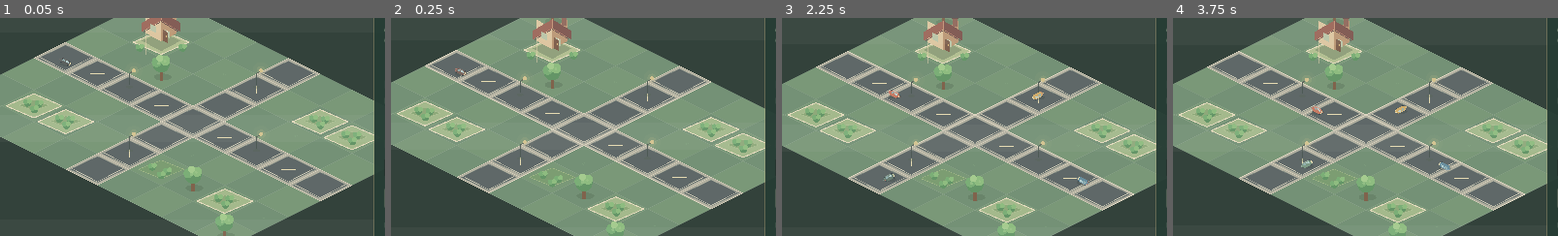
Above: before the commit, frames 1-4 (left to right).
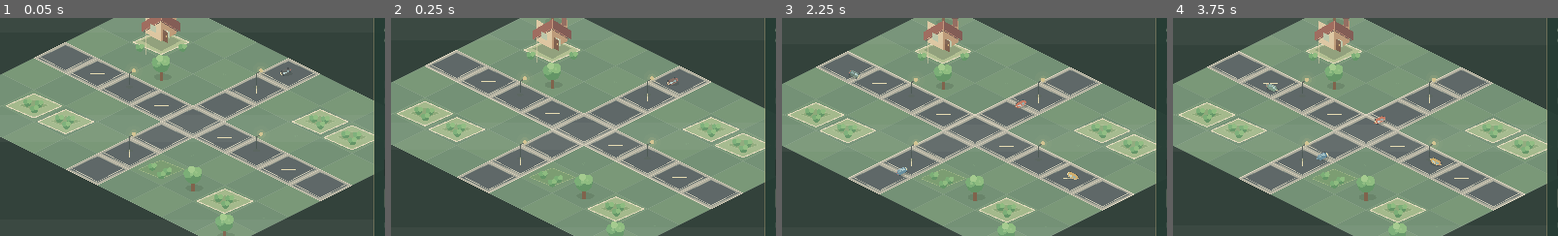
Above: after the commit, the same moments.

Repository: wellbi-creator/rayon-za-rubl
Game: Godot game, scene res://scenes/main.tscn
Two runs of this game, one before a commit and one after it. Both use one fixed random seed, a clock stepped at 60 frames per second and the inputs below.
Inputs (mouse positions are % of the whole screen's width and height, from its top left):
- Up to frame 1 (0.05 s): no input
- Up to frame 2 (0.25 s): no input
- Up to frame 3 (2.25 s): move the mouse to (72, 45) at 0.52 s; hold D 0.53-1.25 s; click (72, 45) at 0.67 s; click "ЖУРНАЛ" at 1.25 s; click "СЛУЖБЫ" at 2 s
- Up to frame 4 (3.75 s): click "ПРОГРЕСС" at 2.75 s; click "ДОРОГИ" at 3.5 s
The pictures show only the part of the screen within x 25-75%, y 28-78%; the shares and areas given below are measured in that part.

The runs differ from the first frame. In frame 1, less than 0.1% of the frame differs, in the area x 15-76%, y 18-27%; in frame 2, 0.1%; in frame 3, 0.6%; in frame 4, 0.6%, in the area x 24-73%, y 29-70%.

Commit message:
M5.3: route traffic between live road endpoints

Diff:
--- a/scripts/world/isometric_district_world.gd
+++ b/scripts/world/isometric_district_world.gd
@@ -74,16 +74,24 @@
 	camera.zoom = Vector2(zoom_value, zoom_value)
 	queue_redraw()
 
+func _get_demo_traffic_route(seed: int) -> Array[Vector2]:
+	var endpoints := road_path_network.get_road_endpoints()
+	var empty_route: Array[Vector2] = []
+	if endpoints.size() < 2:
+		return empty_route
+	var start_index := posmod(seed, endpoints.size())
+	var end_index := posmod(start_index + maxi(1, endpoints.size() / 2), endpoints.size())
+	if start_index == end_index:
+		end_index = (start_index + 1) % endpoints.size()
+	return get_transport_route(endpoints[start_index], endpoints[end_index])
+
 func _initialize_demo_traffic() -> void:
-	# Showcase traffic uses the road graph only; it never changes game or save data.
-	var horizontal_route := get_transport_route(Vector2i(0, 3), Vector2i(8, 3))
-	var vertical_route := get_transport_route(Vector2i(4, 0), Vector2i(4, 6))
-	if horizontal_route.size() >= 2:
-		_add_demo_vehicle(horizontal_route, 1, 48.0, Color("#c46f55"), 7.0, 0.0, 0)
-		_add_demo_vehicle(horizontal_route, -1, 44.0, Color("#5b8497"), 7.0, 1.2, 1)
-	if vertical_route.size() >= 2:
-		_add_demo_vehicle(vertical_route, 1, 42.0, Color("#d0a85e"), 7.0, 0.6, 2)
-		_add_demo_vehicle(vertical_route, -1, 40.0, Color("#71917a"), 7.0, 1.8, 3)
+	# Vehicles travel between the current road network's terminal cells. Extending a
+	# branch moves its terminal, so traffic gradually adopts the new route on respawn.
+	_add_demo_vehicle(_get_demo_traffic_route(0), 1, 48.0, Color("#c46f55"), 7.0, 0.0, 0)
+	_add_demo_vehicle(_get_demo_traffic_route(1), -1, 44.0, Color("#5b8497"), 7.0, 1.2, 1)
+	_add_demo_vehicle(_get_demo_traffic_route(2), 1, 42.0, Color("#d0a85e"), 7.0, 0.6, 2)
+	_add_demo_vehicle(_get_demo_traffic_route(3), -1, 40.0, Color("#71917a"), 7.0, 1.8, 3)
 	_update_demo_traffic(0.0)
 
 func _add_demo_vehicle(route: Array[Vector2], direction: int, speed: float, body_color: Color, lane_offset: float, spawn_delay: float, seed: int) -> void:
@@ -143,6 +151,14 @@
 			var respawn_timer := float(vehicle.get("respawn_timer", 0.0)) - delta
 			vehicle["respawn_timer"] = respawn_timer
 			if respawn_timer <= 0.0:
+				var refreshed_route := _get_demo_traffic_route(int(vehicle.get("spawn_seed", 0)))
+				if refreshed_route.size() < 2:
+					vehicle["respawn_timer"] = 1.0
+					continue
+				route = refreshed_route
+				route_length = _get_traffic_route_length(route)
+				vehicle["route"] = route
+				vehicle["route_length"] = route_length
 				vehicle["active"] = true
 				vehicle["distance"] = 0.0 if direction > 0 else route_length
 			else:
